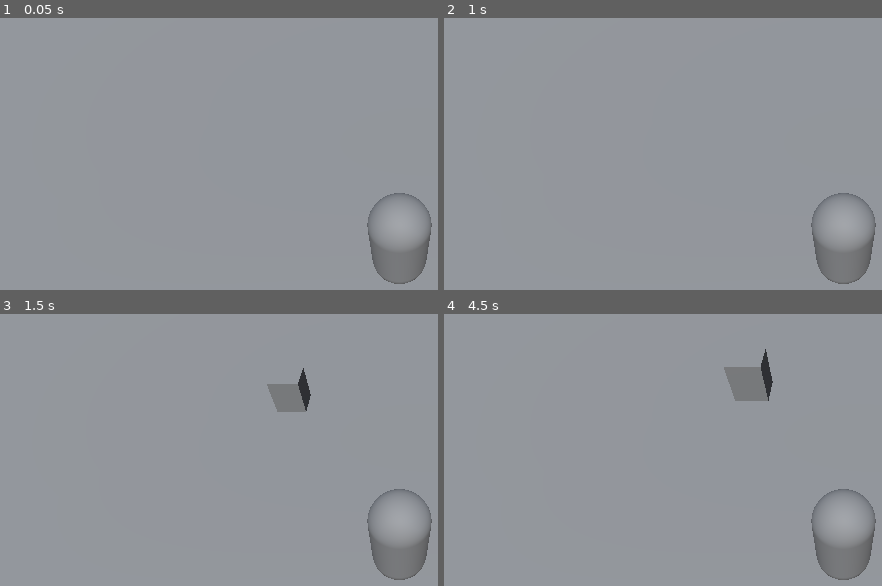
Above: before the commit, frames 1-4 (two rows, left to right).
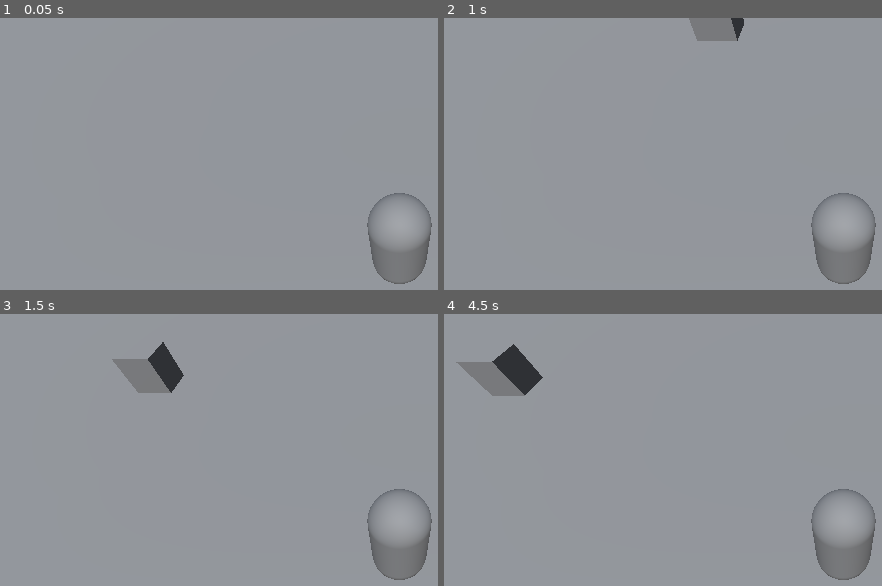
Above: after the commit, the same moments.

Repository: dima101130/Nuke-Floppa
Game: Godot game, scene res://world.tscn
The game is run twice, just before and just after one commit, with the same random seed, the same clock (stepped at 60 frames per second) and the same inputs. Before the commit the project has no main scene; this scene is started directly in both runs.
Inputs:
- Up to frame 1 (0.05 s): no input
- Up to frame 2 (1 s): tap Enter at 0.5 s; hold D (right) from 0.53 s (still down); hold Shift (sprint, bound only after the commit) from 0.53 s (still down); tap Space (jump) at 0.77, 0.8 s
- Up to frame 3 (1.5 s): tap Space (jump) at 1.07, 1.35 s; release D (right) at 1.28 s; release Shift (sprint, bound only after the commit) at 1.28 s; hold S (backward) from 1.28 s (still down)
- Up to frame 4 (4.5 s): tap Space (jump) at 1.52, 1.82, 2.3, 3.02, 3.32, 3.6, 3.77, 4.07 s; tap Shift (sprint, bound only after the commit) at 1.55, 2.85, 4.35 s; release S (backward) at 2.03 s; hold D (right) 2.03-2.78 s; hold Shift (sprint, bound only after the commit) 2.03-2.78 s; hold W (forward) 2.78-3.53 s; hold A (left) from 3.53 s (still down)

Frame 1 is identical in both runs. In frame 2, 0.9% of the frame differs, in the area x 55-69%, y 0-9%; in frame 3, 2.6%; in frame 4, 3.3%, in the area x 2-76%, y 11-32%.

Commit message:
Enhanced move
улутшеное управление

Diff:
--- a/player.gd
+++ b/player.gd
@@ -1,31 +1,43 @@
 extends CharacterBody3D
 
+#movment
+@export var walk_speed := 6.0
+@export var sprint_speed := 10.0
 
-@export var speed = 5.0
-@export var jump_velocity = 4.5
+@export var gravity := 9.8
+@export var jump_power := 10.0
+@export var h_accel := 35.0
+@export var v_accel := 35.0
 
-# Get the gravity from the project settings to be synced with RigidBody nodes.
-@export var gravity = 9.8
+var speed
+
+
+func _ready():
+	pass
 
 
 func _physics_process(delta):
-	# Add the gravity.
-	if not is_on_floor():
-		velocity.y -= gravity * delta
+	# Horizontal movement
+	var horizontal_input := Vector3.ZERO
+	horizontal_input.z = Input.get_axis("forward", "backward")
+	horizontal_input.x = Input.get_axis("left", "right")
 
-	# Handle Jump.
+	if Input.is_action_pressed("sprint"):
+		speed = sprint_speed
+	else:
+		speed = walk_speed
+
+	horizontal_input = horizontal_input.limit_length(1.0)
+	horizontal_input *= speed
+	horizontal_input.y = velocity.y
+
+	velocity = velocity.move_toward(horizontal_input, h_accel * delta)
+
+	# Vertical movement
+	velocity.y = move_toward(velocity.y, -gravity, v_accel * delta)
+
 	if Input.is_action_just_pressed("jump") and is_on_floor():
-		velocity.y = jump_velocity
+		velocity.y = jump_power
 
-	# Get the input direction and handle the movement/deceleration.
-	# As good practice, you should replace UI actions with custom gameplay actions.
-	var input_dir = Input.get_vector("left", "right", "forward", "backward")
-	var direction = (transform.basis * Vector3(input_dir.x, 0, input_dir.y)).normalized()
-	if direction:
-		velocity.x = direction.x * speed
-		velocity.z = direction.z * speed
-	else:
-		velocity.x = move_toward(velocity.x, 0, speed)
-		velocity.z = move_toward(velocity.z, 0, speed)
 
 	move_and_slide()
--- a/project.godot
+++ b/project.godot
@@ -11,6 +11,7 @@
 [application]
 
 config/name="Nuke-floppa"
+run/main_scene="res://world.tscn"
 config/features=PackedStringArray("4.1", "GL Compatibility")
 config/icon="res://icon.svg"
 
@@ -41,6 +42,11 @@
 "events": [Object(InputEventKey,"resource_local_to_scene":false,"resource_name":"","device":-1,"window_id":0,"alt_pressed":false,"shift_pressed":false,"ctrl_pressed":false,"meta_pressed":false,"pressed":false,"keycode":0,"physical_keycode":32,"key_label":0,"unicode":32,"echo":false,"script":null)
 ]
 }
+sprint={
+"deadzone": 0.5,
+"events": [Object(InputEventKey,"resource_local_to_scene":false,"resource_name":"","device":-1,"window_id":0,"alt_pressed":false,"shift_pressed":false,"ctrl_pressed":false,"meta_pressed":false,"pressed":false,"keycode":0,"physical_keycode":4194325,"key_label":0,"unicode":0,"echo":false,"script":null)
+]
+}
 
 [rendering]
 
